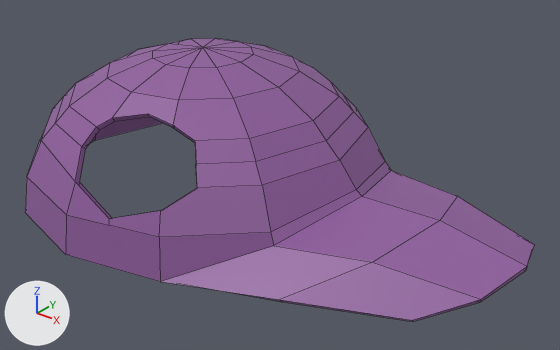
What one commit did to the FBX model Assets/Models/Hats/BaldCap.fbx.
Camera for both pictures: a camera (50 mm lens) standing at (3.17, 121.57, 2.51) and looking at (0.36, 125.08, 0.33). The axes (+X, +Y, +Z) are drawn at lower left. The lights are the same throughout. Mesh edges are drawn as thin lines.

Names of what the first picture shows: 'BaldCap'.
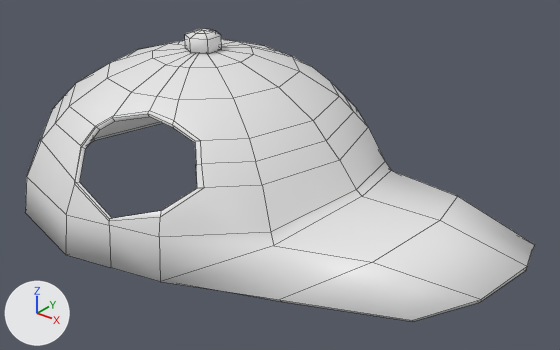
The edits, one by one:
Material 'Material.006' (mat_material_006) is new.
Its base color is (0.8, 0.8, 0.8) (white #e7e7e7).
Its roughness is 0.4.
me_sphere_049 is used by ob_baldcap; location (-0.103, 125.122, 0.565).
me_sphere_049 had 214 vertices, 218 faces and spanned x -1.49..2.11, y -1.24..1.24, z -0.53..0.48.
me_sphere_049 now has 204 vertices, 195 faces and spans x -1.49..2.11, y -1.24..1.24, z -0.53..0.59.
me_sphere_049 part 1: a new loose piece of 20 vertices spanning x -0.31..-0.1, y -0.12..0.12, z 0.47..0.59, in mat_material_006 (white #e7e7e7).
Part 2, on me_sphere_049:
63 vertices are removed from x -1.42..1.0, y -1.17..1.17, z -0.27..0.45.
113 faces are deleted.
33 vertices are added at x -0.3..0.51, y -1.16..1.15, z -0.52..0.44.
66 new faces join them.
me_sphere_049 part 3: 105 faces spanning x -1.49..2.11, y -1.24..1.24, z -0.53..0.48 switch from mat_hat (purple #8f5e9e) to mat_material_006 (white #e7e7e7).
me_sphere_049 part 4: the surface is now shaded smooth.

Changed parts and their boxes (x1, y1, x2, y2) in the pictures (560 x 350 px):
'BaldCap', reshaped: before (25, 38, 535, 322); after (25, 29, 535, 322)
part 1 of me_sphere_049, added: after (185, 29, 222, 53)
part 2 of me_sphere_049, cut back: (27, 41, 367, 281) in both
part 3 of me_sphere_049, recoloured (purple to white): (25, 39, 535, 322) in both
